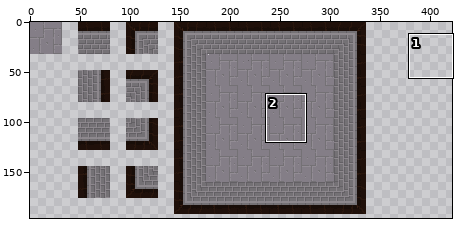
Pixel-art file -- core/assets/map/aseprite/stone-level.aseprite. The first picture is a wide view before the edit; the outline marks the close-up.
Close-up. As it was:
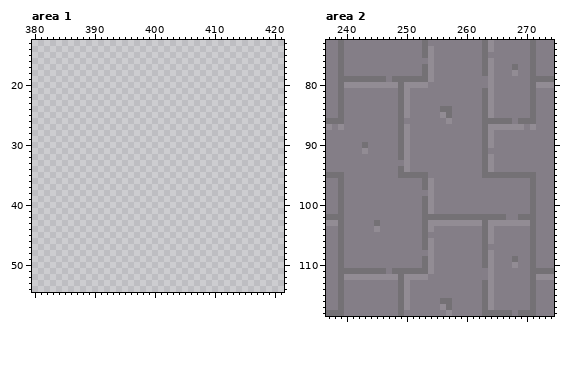
1024x1024 pixels, 1 frame. Colours within 5 levels of each other are drawn and written as one. Shown: area 1: x 380..421, y 13..54; area 2: x 237..274, y 73..118. The wide view leaves out empty margins.
The same view after the edit:
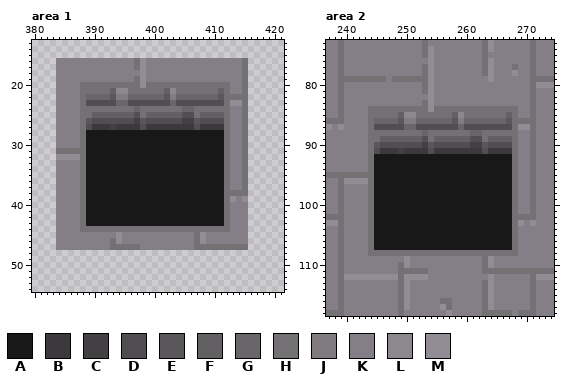
Palette (. is transparent): A #181818  B #3b393c  C #424042  D #504e51  E #59575a  F #636064  G #69666a  H #747175  J #7f7b7f  K #847e87  L #8d888d  M #928c94
Log entry: added hole texture to stone level
The edit:
layer "Schattierung" added
--- area 1, layers "Schattierung", "Layer 1"
@@ x 380..421 @@
 15 ..........................................
-16 ..........................................
-17 ..........................................
-18 ..........................................
-19 ..........................................
-20 ..........................................
-21 ..........................................
-22 ..........................................
-23 ..........................................
-24 ..........................................
-25 ..........................................
-26 ..........................................
-27 ..........................................
-28 ..........................................
-29 ..........................................
-30 ..........................................
-31 ..........................................
-32 ..........................................
-33 ..........................................
-34 ..........................................
-35 ..........................................
-36 ..........................................
-37 ..........................................
-38 ..........................................
-39 ..........................................
-40 ..........................................
-41 ..........................................
-42 ..........................................
-43 ..........................................
-44 ..........................................
-45 ..........................................
-46 ..........................................
-47 ..........................................
+16 ....KKKKKKKKKKKKKHMKKKKKKKKKKKKKKKKH......
+17 ....KKKKKKKKKKKKKHMKKKKKKKKKKKKKKKKH......
+18 ....KKKKKKKKKKKKKKMKKKKKKKKKKKKKKKKH......
+19 ....KKKKKKKKKKKKKHMKKKKKKKKKKKKKKKKH......
+20 ....KKKKHHHHHHHHHHMHHHHHHHHHHHHHHKKH......
+21 ....KKKKHHHHHFLLHHHHHHFLHHHHHHHFHKKH......
+22 ....KKKKHGGGGEJJGGGGGGEJGGGGGGGEHHHH......
+23 ....KKKKHDDDDDGGDDDDDDDGDDDDDDDDHMMH......
+24 ....KKKKHHHHHHHHHGHHHHHHHGGHHHHHHKKH......
+25 ....KKKKHHFFFFFFFDHFFFFFFDDHFFFFHKKH......
+26 ....KKKKHEDDDDDDDCEDDDDDDCCEDDDDHKKH......
+27 ....KKKKHDBBBCBBBBDBBBBBBBBDBBBBHKKH......
+28 ....KKKKHAAAAAAAAAAAAAAAAAAAAAAAHKKH......
+29 ....KKKKHAAAAAAAAAAAAAAAAAAAAAAAHKKH......
+30 ....KKKKHAAAAAAAAAAAAAAAAAAAAAAAHKKH......
+31 ....HHHHHAAAAAAAAAAAAAAAAAAAAAAAHKKH......
+32 ....MMMMHAAAAAAAAAAAAAAAAAAAAAAAHKKH......
+33 ....KKKKHAAAAAAAAAAAAAAAAAAAAAAAHKKH......
+34 ....KKKKHAAAAAAAAAAAAAAAAAAAAAAAHKKH......
+35 ....KKKKHAAAAAAAAAAAAAAAAAAAAAAAHKKH......
+36 ....KKKKHAAAAAAAAAAAAAAAAAAAAAAAHKKH......
+37 ....KKKKHAAAAAAAAAAAAAAAAAAAAAAAHKKH......
+38 ....KKKKHAAAAAAAAAAAAAAAAAAAAAAAHHHH......
+39 ....KKKKHAAAAAAAAAAAAAAAAAAAAAAAHMKM......
+40 ....KKKKHAAAAAAAAAAAAAAAAAAAAAAAHKKK......
+41 ....KKKKHAAAAAAAAAAAAAAAAAAAAAAAHKKK......
+42 ....KKKKHAAAAAAAAAAAAAAAAAAAAAAAHKKK......
+43 ....KKKKHAAAAAAAAAAAAAAAAAAAAAAAHKKK......
+44 ....KKKKHHHHHHHHHHHHHHHHHHHHHHHHHKKK......
+45 ....KKKKKKKKKKMKKKKKKKKKKKKHMKKKKKKK......
+46 ....KKKKKKKKKHMKKKKKKKKKKKKHMKKKKKKK......
+47 ....KKKKKKKKKHHHHHKKKKKKKKKHHHHHHHHH......
 48 ..........................................
--- area 2, layers "Schattierung", "Layer 1"
@@ x 237..274 @@
  79 KKHHHHHHHHKHHHHHHMKKKKKKKKKMKKKKKKHHHH
- 80 KKHMMMMMMMMMHMMMMKKKKKKKKKKMKKKKKKHMMM
- 81 KKHKKKKKKKKKHMKKKKKKKKKKKKHMKKKKKKHKKK
- 82 KKHKKKKKKKKKHMKKKKKKKKKKKKHMKKKKKKHKKK
- 83 KKHKKKKKKKKKHMKKKKKKKKKKKKHMKKKKKKHKKK
- 84 KKHKKKKKKKKKHMKKKKKHHKKKKKHMKKKKKKHKKK
- 85 KKHKKKKKKKKKHMKKKKKMHKKKKKHMKKKKKKHKKK
- 86 HHHKKKKKKKKKHKKKKKKKMKKKKKHHHHHKHHHKKK
- 87 MKMKKKKKKKKKHMKKKKKKKKKKKKHMMMMMMKMKKK
- 88 KKKKKKKKKKKKHMKKKKKKKKKKKKHMKKKKKKKKKK
- 89 KKKKKKKKKKKKHMKKKKKKKKKKKKHMKKKKKKKKKK
- 90 KKKKKKHKKKKKHMKKKKKKKKKKKKHMKKKKKKKKKK
- 91 KKKKKKMKKKKKHMKKKKKKKKKKKKHKKKKKKKKKKK
- 92 KKKKKKKKKKKKHMKKKKKKKKKKKKHMKKKKKKKKKK
- 93 KKKKKKKKKKKKKMKKKKKKKKKKKKHMKKKKKKKKKK
- 94 KKKKKKKKKKKKHMKKKKKKKKKKKKHMKKKKKKKKKK
- 95 HHHKKKKKKKKKHHHHHKKKKKKKKKHHHHHHHHHKKK
- 96 KKHKKKKKKKKKKKKKHMKKKKKKKKKKKKKKKKHKKK
- 97 KKHKKKKKKKKKKKKKHMKKKKKKKKKKKKKKKKHKKK
- 98 KKHKKKKKKKKKKKKKKMKKKKKKKKKKKKKKKKHKKK
- 99 KKHKKKKKKKKKKKKKHMKKKKKKKKKKKKKKKKHKKK
-100 KKHKKKKKKKKKKKKKHMKKKKKKKKKKKKKKKKHKKK
-101 KKHKKKKKKKKKKKKKHMKKKKKKKKKKKKKKKKHKKK
-102 HHHKKKKKKKKKKKKKHHHHHHHHHHHHHHKKHHHKKK
-103 MMHKKKKKHKKKKKKKHMMMMMMMMMHMMMMMMMHKKK
-104 KKHKKKKKMKKKKKKKHMKKKKKKKKHMKKKKKKHKKK
-105 KKHKKKKKKKKKKKKKHKKKKKKKKKHMKKKKKKHKKK
-106 KKHKKKKKKKKKKKKKHMKKKKKKKKHMKKKKKKHKKK
-107 KKHKKKKKKKKKKKKKHMKKKKKKKKHKKKKKKKHKKK
-108 KKHKKKKKKKKKKKKKKMKKKKKKKKHMKKKKKKHKKK
-109 KKHKKKKKKKKKKKKKHMKKKKKKKKHMKKKHKKHKKK
-110 KKHKKKKKKKKKKKKKHMKKKKKKKKHMKKKMKKHKKK
-111 KKHHHHHHHHKHHHHHHMKKKKKKKKKMKKKKKKHHHH
+ 80 KKHKKKKKKKKKKKKKHMKKKKKKKKKKKKKKKKHMMM
+ 81 KKHKKKKKKKKKKKKKHMKKKKKKKKKKKKKKKKHKKK
+ 82 KKHKKKKKKKKKKKKKKMKKKKKKKKKKKKKKKKHKKK
+ 83 KKHKKKKKKKKKKKKKHMKKKKKKKKKKKKKKKKHKKK
+ 84 KKHKKKKHHHHHHHHHHMHHHHHHHHHHHHHHKKHKKK
+ 85 KKHKKKKHHHHHFLLHHHHHHFLHHHHHHHFHKKHKKK
+ 86 HHHKKKKHGGGGEJJGGGGGGEJGGGGGGGEHHHHKKK
+ 87 MKMKKKKHDDDDDGGDDDDDDDGDDDDDDDDHMMHKKK
+ 88 KKKKKKKHHHHHHHHHGHHHHHHHGGHHHHHHKKHKKK
+ 89 KKKKKKKHHFFFFFFFDHFFFFFFDDHFFFFHKKHKKK
+ 90 KKKKKKKHEDDDDDDDCEDDDDDDCCEDDDDHKKHKKK
+ 91 KKKKKKKHDBBBCBBBBDBBBBBBBBDBBBBHKKHKKK
+ 92 KKKKKKKHAAAAAAAAAAAAAAAAAAAAAAAHKKHKKK
+ 93 KKKKKKKHAAAAAAAAAAAAAAAAAAAAAAAHKKHKKK
+ 94 KKKKKKKHAAAAAAAAAAAAAAAAAAAAAAAHKKHKKK
+ 95 HHHHHHHHAAAAAAAAAAAAAAAAAAAAAAAHKKHKKK
+ 96 KKHMMMMHAAAAAAAAAAAAAAAAAAAAAAAHKKHKKK
+ 97 KKHKKKKHAAAAAAAAAAAAAAAAAAAAAAAHKKHKKK
+ 98 KKHKKKKHAAAAAAAAAAAAAAAAAAAAAAAHKKHKKK
+ 99 KKHKKKKHAAAAAAAAAAAAAAAAAAAAAAAHKKHKKK
+100 KKHKKKKHAAAAAAAAAAAAAAAAAAAAAAAHKKHKKK
+101 KKHKKKKHAAAAAAAAAAAAAAAAAAAAAAAHKKHKKK
+102 HHHKKKKHAAAAAAAAAAAAAAAAAAAAAAAHHHHKKK
+103 MMHKKKKHAAAAAAAAAAAAAAAAAAAAAAAHMKMKKK
+104 KKHKKKKHAAAAAAAAAAAAAAAAAAAAAAAHKKKKKK
+105 KKHKKKKHAAAAAAAAAAAAAAAAAAAAAAAHKKKKKK
+106 KKHKKKKHAAAAAAAAAAAAAAAAAAAAAAAHKKKKKK
+107 KKHKKKKHAAAAAAAAAAAAAAAAAAAAAAAHKKKKKK
+108 KKHKKKKHHHHHHHHHHHHHHHHHHHHHHHHHKKKKKK
+109 KKHKKKKKKKKKKMKKKKKKKKKKKKHMKKKKKKKKKK
+110 KKHKKKKKKKKKHMKKKKKKKKKKKKHMKKKKKKKKKK
+111 KKHKKKKKKKKKHHHHHKKKKKKKKKHHHHHHHHHHHH
 112 KKHMMMMMMMMMHMMMMKKKKKKKKKKMKKKKKKHMMM
Changed places in both close-ups, as pixel boxes (x1, y1, x2, y2):
added: (56, 58, 248, 250)
changed: (344, 82, 536, 274)
